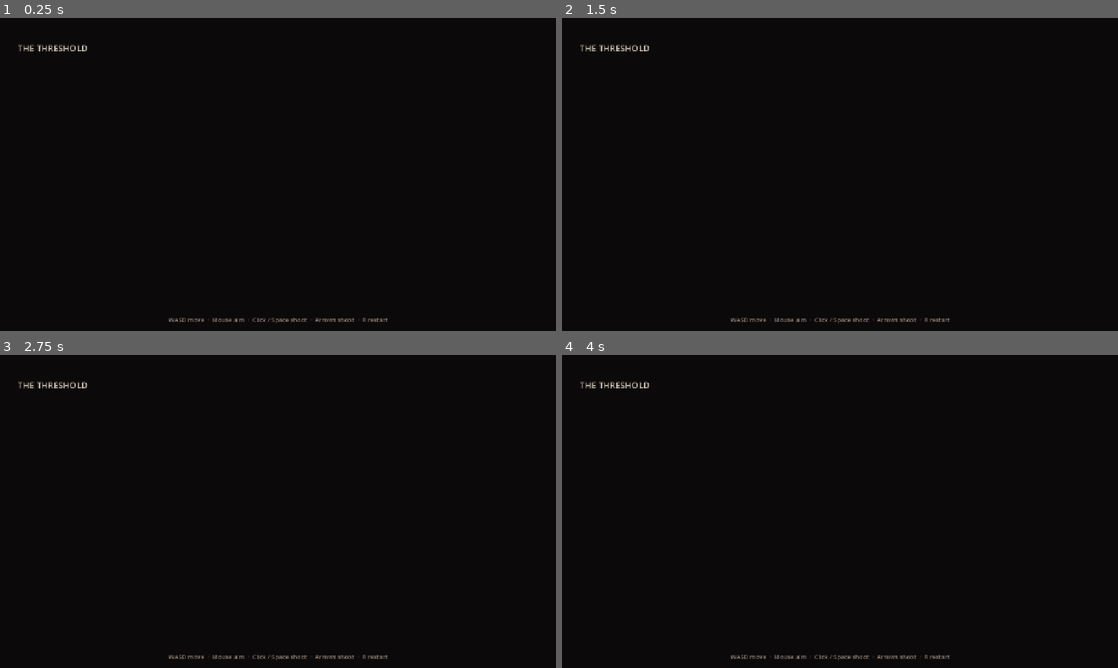
Above: before the commit, frames 1-4 (two rows, left to right).
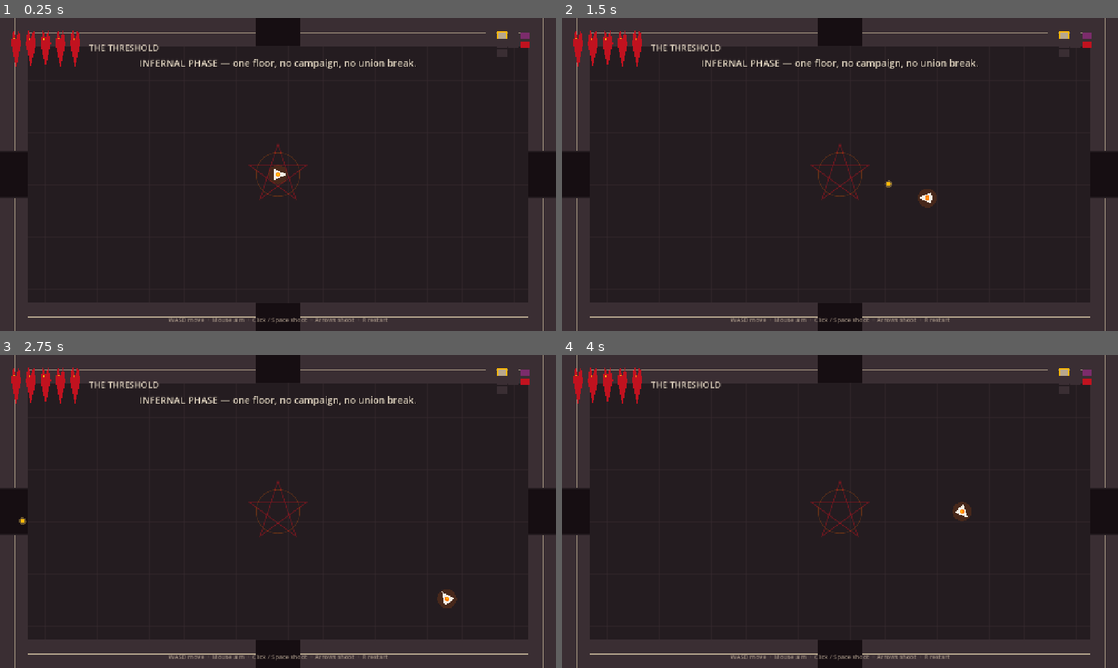
Above: after the commit, the same moments.

Repository: camiloprado/InfernalPhase
Game: Godot game, scene res://scenes/floor.tscn
Two runs of this game, one before a commit and one after it. Both use one fixed random seed, a clock stepped at 60 frames per second and the inputs below.
Inputs (mouse positions are in pixels of both pictures, inside the frame that each line leads up to):
- Up to frame 1 (0.25 s): no input
- Up to frame 2 (1.5 s): tap Enter at 0.5 s; move the mouse to (962, 158) at 0.52 s; hold D (move_right) 0.53-1.28 s; tap Down (aim_down) at 0.6 s; click (962, 158) at 0.67 s; move the mouse to (728, 190) at 1.27 s; hold S (move_down) from 1.28 s (still down); tap Left (aim_left) at 1.35 s
- Up to frame 3 (2.75 s): move the mouse to (333, 442) at 2.02 s; release S (move_down) at 2.03 s; hold D (move_right) from 2.03 s (still down); tap Right (aim_right) at 2.1 s
- Up to frame 4 (4 s): move the mouse to (812, 574) at 2.77 s; release D (move_right) at 2.78 s; hold W (move_up) 2.78-3.53 s; tap Up (aim_up) at 2.85 s; click (812, 574) at 2.92 s; move the mouse to (1006, 558) at 3.52 s; hold A (move_left) from 3.53 s (still down); tap E (interact) at 3.6 s

The runs differ from the first frame. In frame 1, 29% of the frame differs, in the area x 0-100%, y 0-100%; in frame 2, 29%; in frame 3, 29%; in frame 4, 28%.
Error before the commit: Parse Error: Expected statement, found "Indent" instead. (res://scripts/room.gd:160)

Commit message:
Fix locked entrance doors and tighten bullet-hell hitboxes.
Uncleared rooms no longer block their own doorways, so you can walk in
before the fight slams them shut. Player hurtbox is smaller than the
sprite, and patterned shots are a hair slower to dodge.

Co-authored-by: camilovgprado21 <camilovgprado21@gmail.com>

Diff:
--- a/scenes/ui.tscn
+++ b/scenes/ui.tscn
@@ -76,9 +76,9 @@
 anchor_right = 0.5
 anchor_bottom = 0.0
 offset_left = -480.0
-offset_top = 52.0
+offset_top = 88.0
 offset_right = 480.0
-offset_bottom = 120.0
+offset_bottom = 156.0
 grow_horizontal = 2
 theme_override_colors/font_color = Color(0.91, 0.86, 0.78, 1)
 theme_override_colors/font_shadow_color = Color(0.05, 0.03, 0.04, 0.9)
--- a/scripts/enemy.gd
+++ b/scripts/enemy.gd
@@ -120,7 +120,7 @@
 			_imp_spread()
 			fire_cd = 1.15
 		Kind.WRETCH:
-			_ring(12, 168.0, ring_off, Palette.BONE, 5.5)
+			_ring(12, 148.0, ring_off, Palette.BONE, 5.5)
 			ring_off += 13.0
 			fire_cd = 1.85
 		Kind.CULTIST:
@@ -133,7 +133,7 @@
 
 func _imp_spread() -> void:
 	var aim := _aim()
-	_spread(aim, 3, 20.0, 230.0, Palette.EMBER, 5.0)
+	_spread(aim, 3, 20.0, 205.0, Palette.EMBER, 5.0)
 
 
 func _start_wave() -> void:
@@ -154,7 +154,7 @@
 			return
 		var lateral := sin(i * 0.55) * 34.0
 		var origin := global_position + aim * (radius + 8.0) + perp * lateral
-		floor_node.spawn_bullet(origin, aim, 195.0, true, Palette.ROBE_LIGHT, 5.0, 0.0)
+		floor_node.spawn_bullet(origin, aim, 175.0, true, Palette.ROBE_LIGHT, 5.0, 0.0)
 		await get_tree().create_timer(0.075).timeout
 	wave_busy = false
 
--- a/scripts/player.gd
+++ b/scripts/player.gd
@@ -1,9 +1,9 @@
 class_name Player
 extends CharacterBody2D
 
-const SPEED := 248.0
-const FIRE_CD := 0.16
-const I_FRAMES := 0.95
+const SPEED := 268.0
+const FIRE_CD := 0.15
+const I_FRAMES := 1.05
 const RADIUS := 16.0
 
 var aim := Vector2.RIGHT
@@ -23,10 +23,10 @@
 	z_index = 8
 	add_to_group("player")
 	var circle := CircleShape2D.new()
-	circle.radius = RADIUS
+	circle.radius = RADIUS - 2.0
 	_col.shape = circle
 	var hurt_shape := CircleShape2D.new()
-	hurt_shape.radius = RADIUS - 1.0
+	hurt_shape.radius = 8.0
 	$Hurtbox/CollisionShape2D.shape = hurt_shape
 	_hurt.collision_layer = 2
 	_hurt.collision_mask = 20  # enemies + enemy bullets
--- a/scripts/room.gd
+++ b/scripts/room.gd
@@ -47,7 +47,6 @@
 		return
 	_built = true
 	_build_geometry()
-	_decorate()
 	if kind == Kind.NPC:
 		_spawn_npc()
 
@@ -68,7 +67,7 @@
 
 
 func contains_inner(point: Vector2) -> bool:
-	var inset := Game.WALL + 20.0
+	var inset := Game.WALL + 24.0
 	var r := Rect2(global_position + Vector2(inset, inset), size - Vector2(inset * 2.0, inset * 2.0))
 	return r.has_point(point)
 
@@ -157,7 +156,7 @@
 
 func _paint_gap(rect: Rect2) -> void:
 	var hole := ColorRect.new()
-		hole.color = Color("160e12")
+	hole.color = Color("160e12")
 	hole.position = rect.position
 	hole.size = rect.size
 	hole.mouse_filter = Control.MOUSE_FILTER_IGNORE
@@ -246,7 +245,8 @@
 	add_child(body)
 	_door_bodies[dir] = body
 	_door_visuals[dir] = vis
-	_set_door_blocked(dir, not cleared)
+	# Start open so you can walk in; lock_doors() slams them after entry.
+	_set_door_blocked(dir, false)
 
 
 func _set_door_blocked(dir: int, blocked: bool) -> void:
@@ -261,10 +261,6 @@
 	vis.color = Palette.HELL_RED if blocked and not cleared else Palette.EMBER
 
 
-func _decorate() -> void:
-	pass
-
-
 func _spawn_npc() -> void:
 	var npc := preload("res://scenes/npc.tscn").instantiate()
 	npc.position = size * 0.5 + Vector2(0, -10)
